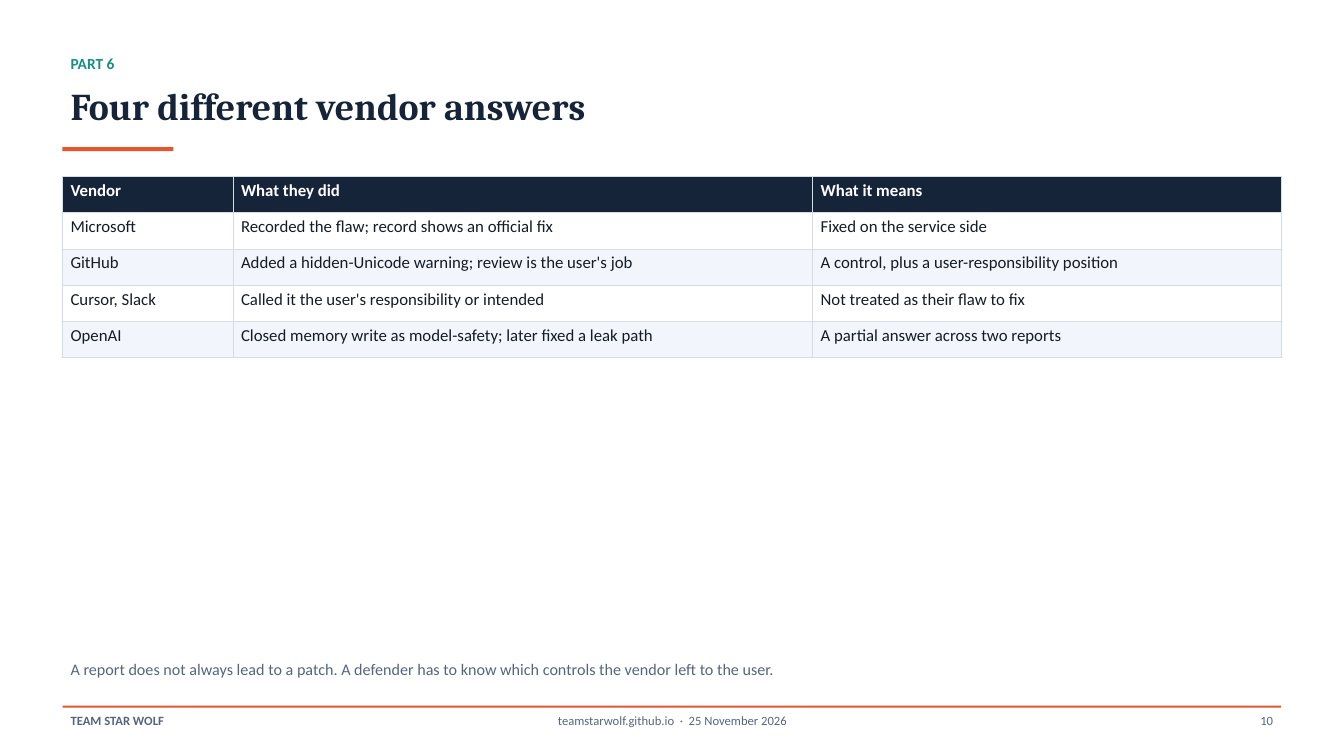
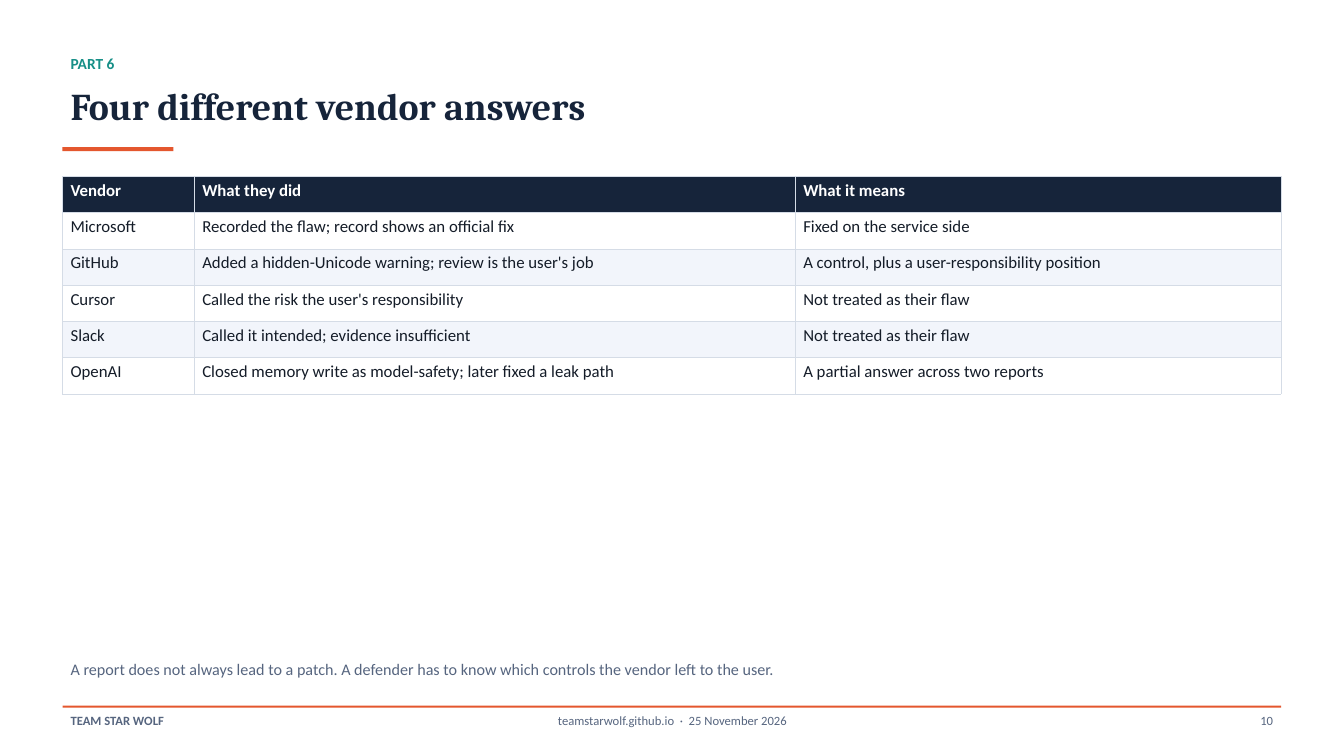
Before and after one commit to TeamStarWolf/TeamStarWolf, a slide deck: slide 10 of case-studies/slides/AI_Assistant_Prompt_Injection_Case_Study.pptx. Drawn at 1344x756 pixels with LibreOffice and Linux fonts; fonts in the diff are those of the drawing. Boxes give left, top, right and bottom in pixels: in the first picture for what was removed or moved away, otherwise in the second. Text is boxed around its words. In the diff, an @@ line names an element or a change of style, - is before the commit and + after.

```diff
--- a/case-studies/slides/AI_Assistant_Prompt_Injection_Case_Study.pptx
+++ b/case-studies/slides/AI_Assistant_Prompt_Injection_Case_Study.pptx
@@ table at bbox=[63, 176, 1281, 394] @@
-row 4: Cursor, Slack | Called it the user's responsibility or intended | Not treated as their flaw to fix
+row 4: Cursor | Called the risk the user's responsibility | Not treated as their flaw
+row 5: Slack | Called it intended; evidence insufficient | Not treated as their flaw
```
Also in this commit, not shown: 3 other slides changed, 3 other files.
